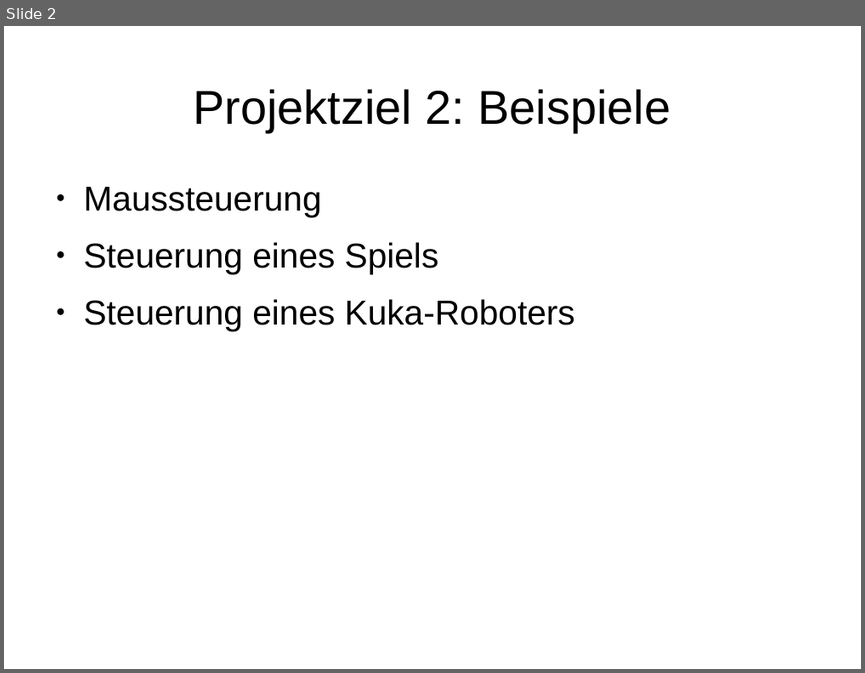
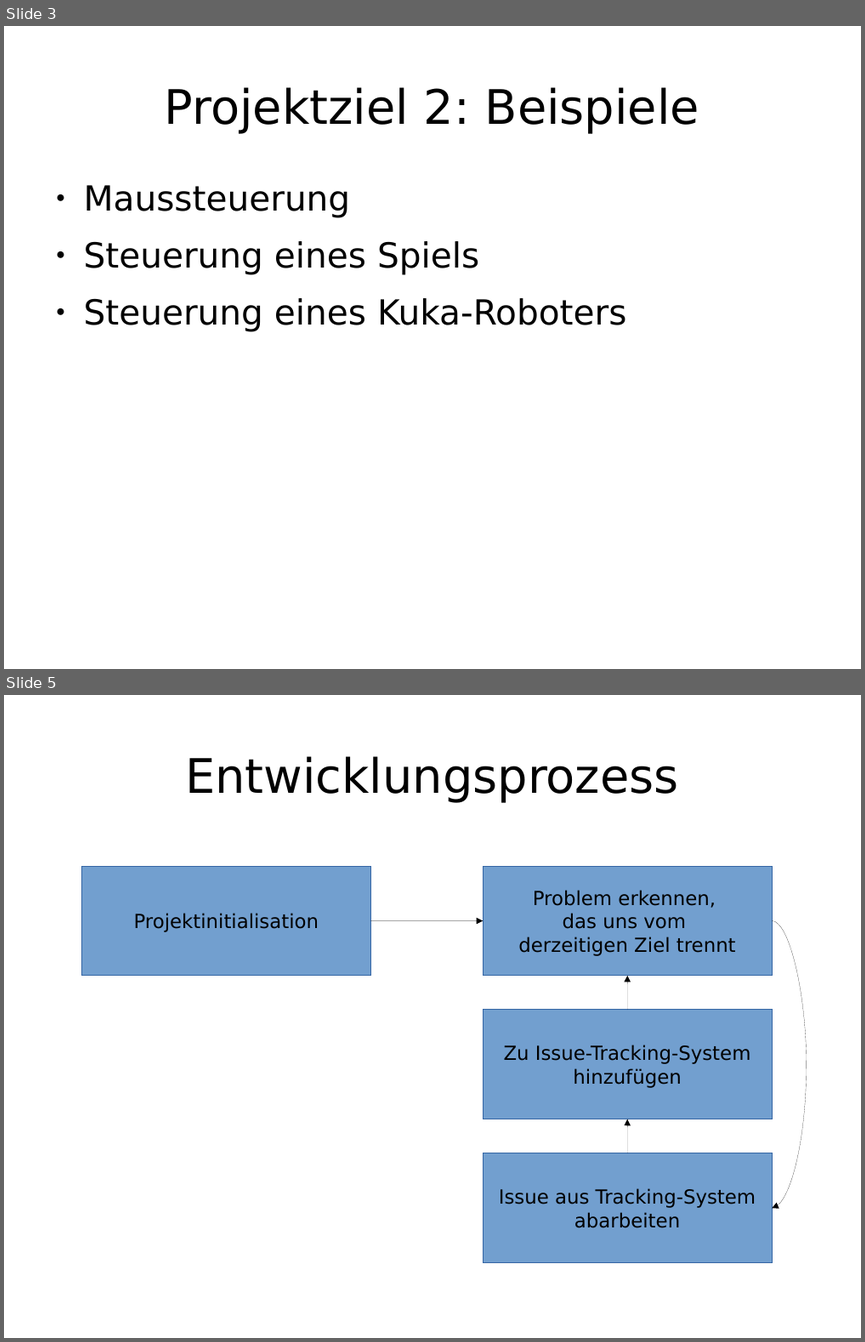
Before and after one commit to enra64/psychic-giggle, a slide deck: zwischenstand anfang dezember.odp. Shown one above the other, each under a label of ours: slide 2 before the commit, slides 3 and 5 after it; the slides between them are not shown. The pictures are 865x673 and 865x1342 pixels, drawn with LibreOffice and Linux fonts; fonts in the diff are those of the drawing. Boxes give left, top, right and bottom in pixels: in the first picture for what was removed or moved away, otherwise in the second. Text is boxed around its words. In the diff, an @@ line names an element or a change of style, - is before the commit and + after.

```diff
--- a/zwischenstand anfang dezember.odp
+++ b/zwischenstand anfang dezember.odp
@@ slide 5 added at (x1=4, y1=695, x2=861, y2=1338), background #FFFFFF @@
@@ title added at (x1=185, y1=756, x2=679, y2=803), 44 pt, text #000000 @@
+Entwicklungsprozess
@@ rectangle added at (x1=81, y1=866, x2=371, y2=975), fill #729FCF, outline #3465A4 0 pt, 18 pt, text #000000 @@
+Projektinitialisation
@@ rectangle added at (x1=483, y1=866, x2=772, y2=975), fill #729FCF, outline #3465A4 0 pt, 18 pt, text #000000 @@
+Problem erkennen,
+das uns vom
+derzeitigen Ziel trennt
@@ curved arrow added from (371, 920) to (483, 920), #000000 0 pt @@
@@ curved arrow added from (772, 920) to (772, 1208), #000000 0 pt @@
@@ curved arrow added from (628, 1009) to (628, 975), #000000 0 pt @@
@@ rectangle added at (x1=483, y1=1009, x2=772, y2=1119), fill #729FCF, outline #3465A4 0 pt, 18 pt, text #000000 @@
+Zu Issue-Tracking-System
+hinzufügen
@@ curved arrow added from (628, 1153) to (628, 1119), #000000 0 pt @@
@@ rectangle added at (x1=483, y1=1153, x2=772, y2=1263), fill #729FCF, outline #3465A4 0 pt, 18 pt, text #000000 @@
+Issue aus Tracking-System
+abarbeiten
@@ what was slide 2 is now slide 3 @@
@@ slide 3 changed as well @@
@@ title "Projektziel 2: Beispiele" at (x1=165, y1=87, x2=699, y2=134): font Arial to DejaVu Sans @@
@@ text "Maussteuerung" at (x1=84, y1=185, x2=627, y2=331): font Arial to DejaVu Sans @@
```
Also in this commit, not shown: 8 other slides changed, 1 other slide added, 1 slide removed.
